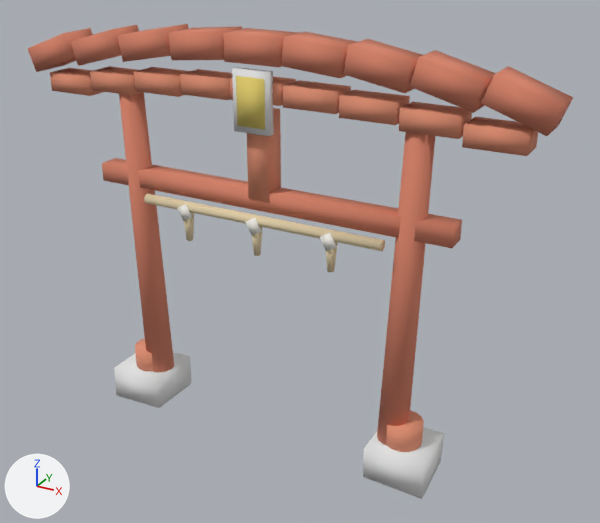
The glTF model assets/models/torii.glb, before and after one commit.
Both versions are drawn from a camera (50 mm lens) standing at (5.44, -8.92, 7.28) and looking at (0.44, 0.17, 2.73). Arrows for +X, +Y and +Z are at lower left; the lights stay in place. The older version comes first.

In view in the first picture: 'geometry_0', 'geometry_1', 'geometry_2'.
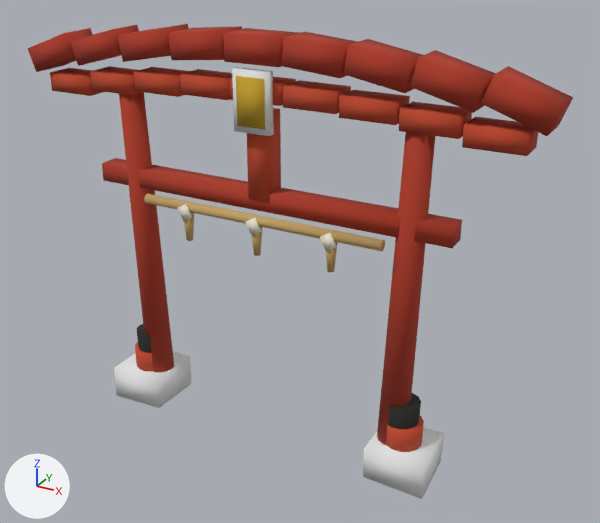
What differs and where, as boxes [x1, y1, x2, y2] in the pictures (600 x 523 px):
part 1 of me_geometry_1, added
    after: [137, 324, 151, 353]
part 2 of me_geometry_1, added
    after: [388, 393, 421, 429]
part 3 of me_geometry_1, recoloured (orange to red)
    both: [27, 24, 573, 452]

Edits to the bpy script that builds the scene:
```text
Change me_geometry_1:
    used by ob_geometry_1; location = (0.0, 0.0, 0.0)
    remove me_geometry_1.from_pydata(...)  # 372 vertices, 616 faces; spans x -3.72..3.72, y -0.31..0.26, z 0.44..5.77
    add me_geometry_1.from_pydata(...)  # 432 vertices, 728 faces; spans x -3.72..3.72, y -0.31..0.26, z 0.44..5.77
    me_geometry_1 part 1: the loose piece of 30 vertices spanning x -2.39..-1.87, y -0.25..0.25, z 0.47..0.82 is copied, and the copy is scaled about its middle by (0.903, 0.904, 1.77), then moved by (0.04, 0.0, 0.17); it spans x -2.34..-1.84, y -0.23..0.23, z 0.5..1.14
    me_geometry_1 part 2: the loose piece of 30 vertices spanning x 1.87..2.39, y -0.25..0.25, z 0.47..0.82 is copied, and the copy is scaled about its middle by (0.903, 0.904, 1.77), then moved by (-0.04, 0.0, 0.17); it spans x 1.84..2.34, y -0.23..0.23, z 0.5..1.14
    me_geometry_1 part 3: 616 kept faces spanning x -3.72..3.72, y -0.31..0.26, z 0.44..5.77 get new vertex colours
```
